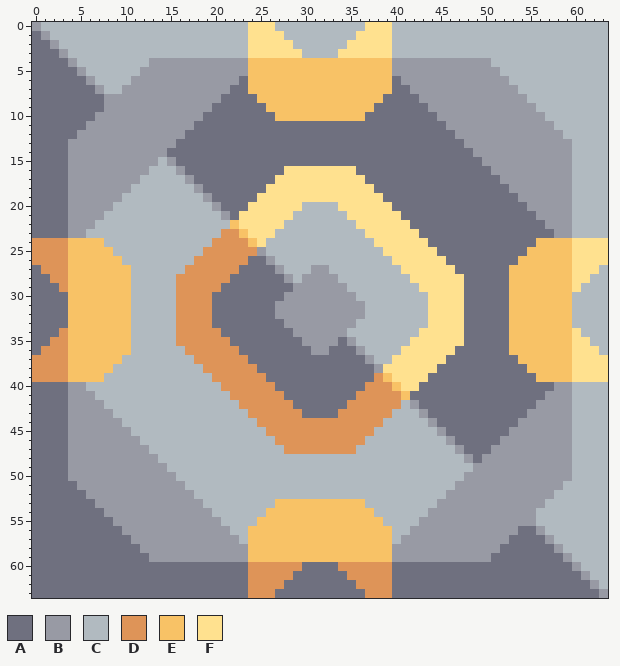
One commit to this pixel-art sprite: sprites/blocks/power/diesel-generator.png. The first picture shows the starting point.
The file is 64x64 pixels. Colours within 5 levels of each other are drawn and written as one.
Palette (. is transparent): A #6f707f  B #989aa4  C #b1bac0  D #de9458  E #f8c266  F #ffe18f
The result:
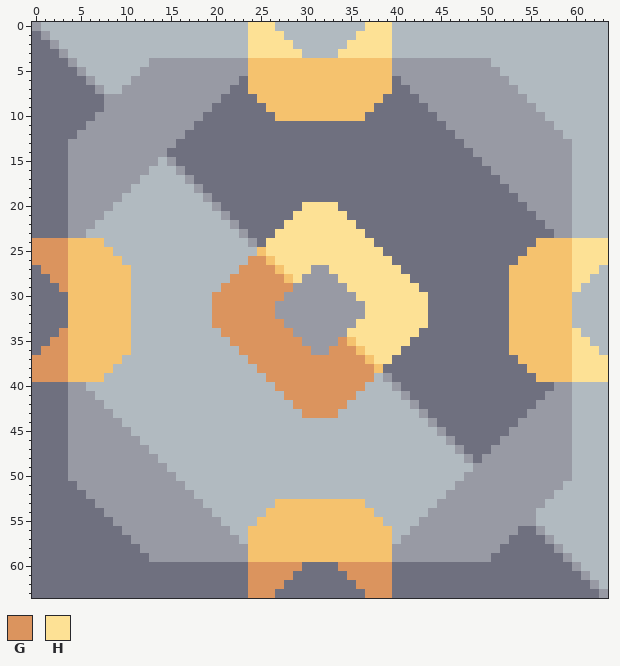
Colours new in this view: G #db945e  H #fde195
What changed:
colour E: #f8c266 -> #f5c26e
Changed rows in their new state; - is a pixel that keeps its letter.
first column x 24:
 0 HHH----------HHH
 1 HHHH--------HHHH
 2 HHHHH------HHHHH
 3 HHHHHH----HHHHHH
first column x 0:
16 ----------------------------AAAAAAAA----------------------------
17 ---------------------------AAAAAAAAAA---------------------------
18 --------------------------AAAAAAAAAAAA--------------------------
19 -------------------------AAAAAAAAAAAAAA-------------------------
20 ------------------------AAAAAAHHHHAAAAAA------------------------
21 -----------------------AAAAAAHHHHHHAAAAAA-----------------------
22 ----------------------BAAAAAHHHHHHHHAAAAAA----------------------
23 ---------------------CCBAAAHHHHHHHHHHAAAAAA---------------------
24 GGGG----------------CCCCBAHHHHHHHHHHHHAAAAAA----------------HHHH
25 GGGG---------------CCCCCCEHHHHHHHHHHHHHAAAAAA---------------HHHH
26 GGGG--------------CCCCCCGGEHHHHHHHHHHHHHAAAAAA--------------HHHH
27 -GGG-------------CCCCCCGGGGEHHH--HHHHHHHHAAAAAA-------------HHH-
28 --GG------------CCCCCCGGGGGGEH----HHHHHHHHAAAAAA------------HH--
29 ---G------------CCCCCGGGGGGGG------HHHHHHHHAAAAA------------H---
30 ----------------CCCCGGGGGGGG--------HHHHHHHHAAAA----------------
31 ----------------CCCCGGGGGGG----------HHHHHHHAAAA----------------
32 ----------------CCCCGGGGGGG----------HHHHHHHAAAA----------------
33 ----------------CCCCGGGGGGGG--------HHHHHHHHAAAA----------------
34 ---G------------CCCCCGGGGGGGG------HHHHHHHHAAAAA------------H---
35 --GG------------CCCCCCGGGGGGGG----GEHHHHHHAAAAAA------------HH--
36 -GGG-------------CCCCCCGGGGGGGG--GGGEHHHHAAAAAA-------------HHH-
37 GGGG--------------CCCCCCGGGGGGGGGGGGGEHHAAAAAA--------------HHHH
38 GGGG---------------CCCCCCGGGGGGGGGGGGGEAAAAAA---------------HHHH
39 GGGG----------------CCCCCCGGGGGGGGGGGGCBAAAA----------------HHHH
40 ---------------------CCCCCCGGGGGGGGGGCCCBAA---------------------
41 ----------------------CCCCCCGGGGGGGGCCCCCB----------------------
42 -----------------------CCCCCCGGGGGGCCCCCC-----------------------
43 ------------------------CCCCCCGGGGCCCCCC------------------------
44 -------------------------CCCCCCCCCCCCCC-------------------------
45 --------------------------CCCCCCCCCCCC--------------------------
46 ---------------------------CCCCCCCCCC---------------------------
47 ----------------------------CCCCCCCC----------------------------
first column x 24:
60 GGGGGG----GGGGGG
61 GGGGG------GGGGG
62 GGGG--------GGGG
63 GGG----------GGG
Changed places in both pictures, as pixel boxes (x1, y1, x2, y2):
changed: (248, 22, 392, 121)
changed: (176, 166, 464, 454)
changed: (32, 238, 131, 382)
changed: (509, 238, 608, 382)
changed: (248, 499, 392, 598)
